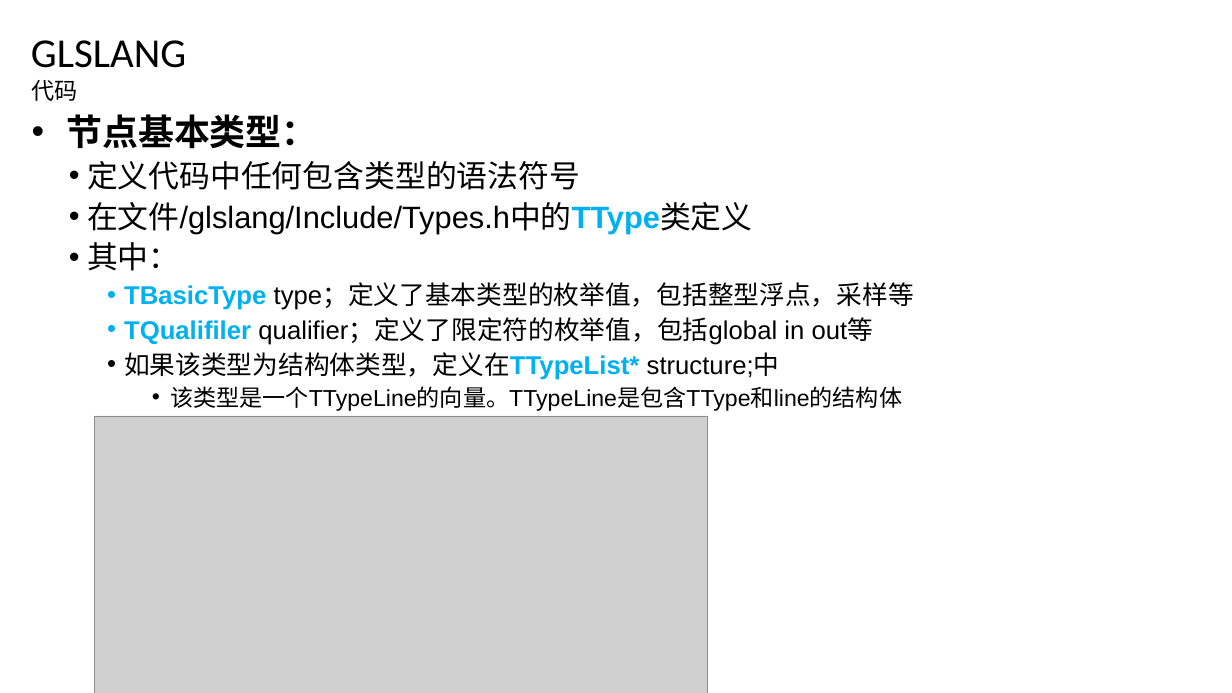
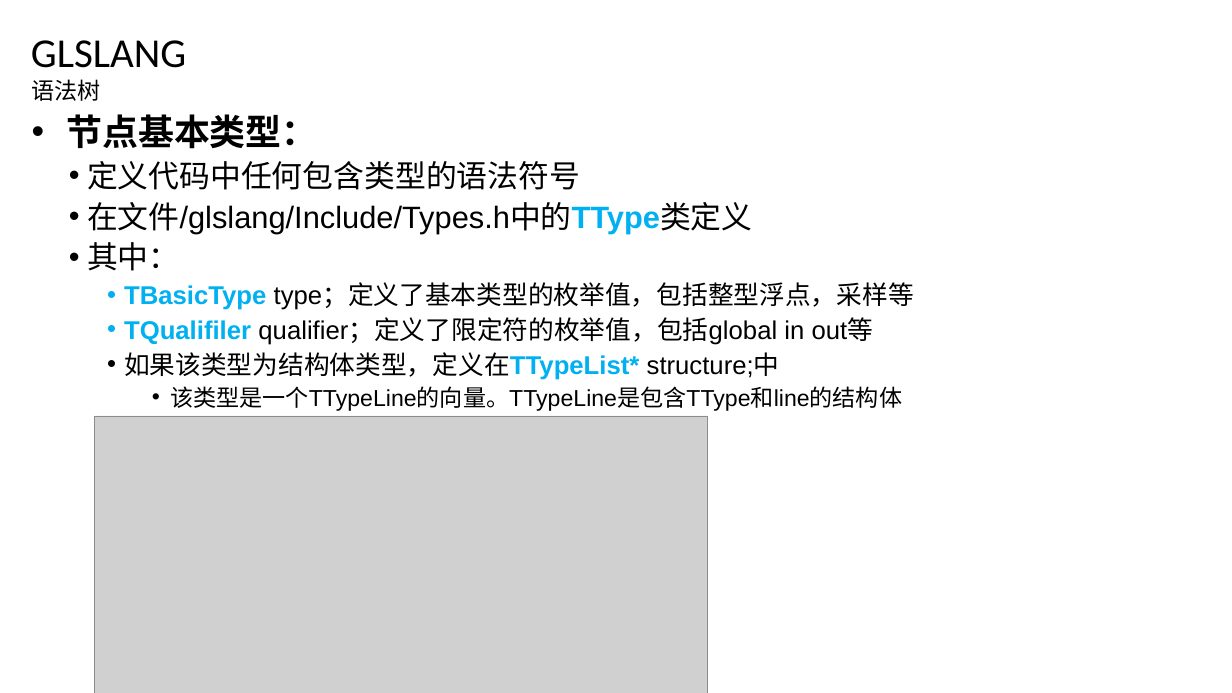
Before and after one commit to feifei14119/glslang, a slide deck: slide 7 of doc/glslang study.pptx (slide 6 before the commit). Drawn at 1232x693 pixels with LibreOffice and Linux fonts; fonts in the diff are those of the drawing; grey boxes stand for pictures; background and template pictures are left out. Boxes give left, top, right and bottom in pixels: in the first picture for what was removed or moved away, otherwise in the second. Text is boxed around its words. In the diff, an @@ line names an element or a change of style, - is before the commit and + after.

```diff
--- a/doc/glslang study.pptx
+++ b/doc/glslang study.pptx
@@ text at <box>32,79,101,101</box>: text changed @@
-代码
+语法树
```
Also in this commit, not shown: 4 other slides changed, 4 slides added, 10 other files.
